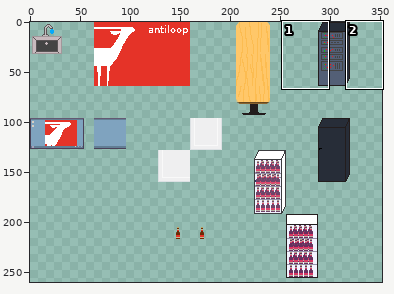
A sprite sheet gets an edit: src/assets/Antiloop_Workadventure.png. Above: a wide view before the commit, with the close-up outlined.
Close-up. Before:
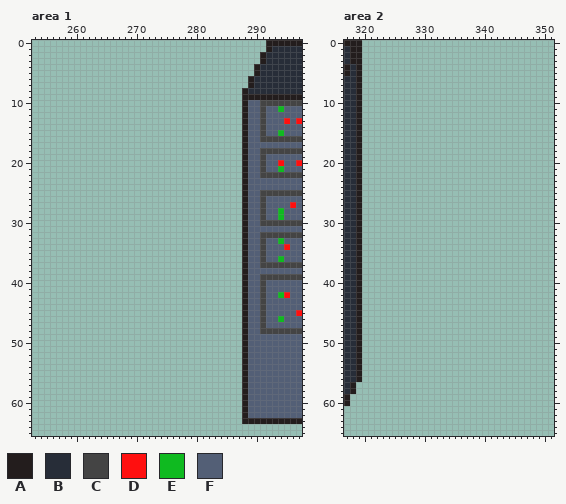
The file is 352x352 pixels. Pixels under 10% opacity are left out. Colours within 5 levels of each other are drawn and written as one. Shown: area 1: x 253..297, y 0..65; area 2: x 317..351, y 0..65. The wide view leaves out empty margins. The commit also changed other parts of the picture, which this record leaves out.
Palette (. is transparent): A #231d1d  B #272d38  C #444444  D #ff0f0f  E #0fba20  F #535f76
Pixels before, area 1 (only the part around the change), first column x 253:
 0 .......................................AAAAAA
 1 .......................................ABBBBB
 2 ......................................ABBBBBB
 3 ......................................ABBBBBB
 4 .....................................ABBBBBBB
 5 .....................................ABBBBBBB
 6 ....................................ABBBBBBBB
 7 ....................................ABBBBBBBB
 8 ...................................ABBBBBBBBB
 9 ...................................AAAAAAAAAA
10 ...................................AFFCCCCCCC
11 ...................................AFFCFFEFFF
12 ...................................AFFCFFFFFF
13 ...................................AFFCFFFDFD
14 ...................................AFFCFFFFFF
15 ...................................AFFCFFEFFF
16 ...................................AFFCCCCCCC
17 ...................................AFFFFFFFFF
18 ...................................AFFCCCCCCC
19 ...................................AFFCFFFFFF
20 ...................................AFFCFFDFFD
21 ...................................AFFCFFEFFF
22 ...................................AFFCCCCCCC
23 ...................................AFFFFFFFFF
24 ...................................AFFFFFFFFF
25 ...................................AFFCCCCCCC
26 ...................................AFFCFFFFFF
27 ...................................AFFCFFFFDF
28 ...................................AFFCFFEFFF
29 ...................................AFFCFFEFFF
30 ...................................AFFCCCCCCC
31 ...................................AFFFFFFFFF
32 ...................................AFFCCCCCCC
33 ...................................AFFCFFEFFF
34 ...................................AFFCFFFDFF
35 ...................................AFFCFFFFFF
36 ...................................AFFCFFEFFF
37 ...................................AFFCCCCCCC
38 ...................................AFFFFFFFFF
39 ...................................AFFCCCCCCC
40 ...................................AFFCFFFFFF
41 ...................................AFFCFFFFFF
42 ...................................AFFCFFEDFF
43 ...................................AFFCFFFFFF
44 ...................................AFFCFFFFFF
45 ...................................AFFCFFFFFD
46 ...................................AFFCFFEFFF
47 ...................................AFFCFFFFFF
48 ...................................AFFCCCCCCC
49 ...................................AFFFFFFFFF
50 ...................................AFFFFFFFFF
51 ...................................AFFFFFFFFF
52 ...................................AFFFFFFFFF
53 ...................................AFFFFFFFFF
54 ...................................AFFFFFFFFF
55 ...................................AFFFFFFFFF
56 ...................................AFFFFFFFFF
57 ...................................AFFFFFFFFF
58 ...................................AFFFFFFFFF
59 ...................................AFFFFFFFFF
60 ...................................AFFFFFFFFF
61 ...................................AFFFFFFFFF
62 ...................................AFFFFFFFFF
63 ...................................AAAAAAAAAA
64 .............................................
65 .............................................
Pixels before, area 2, first column x 317:
 0 AAA
 1 BAA
 2 BAA
 3 BAA
 4 ABA
 5 ABA
 6 BBA
 7 BBA
 8 BBA
 9 BBA
10 BBA
11 BBA
12 BBA
13 BBA
14 BBA
15 BBA
16 BBA
17 BBA
18 BBA
19 BBA
20 BBA
21 BBA
22 BBA
23 BBA
24 BBA
25 BBA
26 BBA
27 BBA
28 BBA
29 BBA
30 BBA
31 BBA
32 BBA
33 BBA
34 BBA
35 BBA
36 BBA
37 BBA
38 BBA
39 BBA
40 BBA
41 BBA
42 BBA
43 BBA
44 BBA
45 BBA
46 BBA
47 BBA
48 BBA
49 BBA
50 BBA
51 BBA
52 BBA
53 BBA
54 BBA
55 BBA
56 BBA
57 BA.
58 BA.
59 A..
60 A..
Once edited:
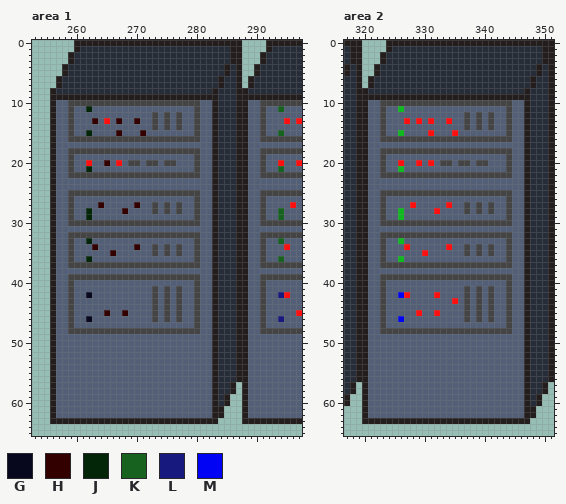
Colours new in this view: G #07071e  H #330000  J #042608  K #16621e  L #18197f  M #0003f4
Edits made:
Changed rows in their new state; - is an unchanged pixel.
Area 1:
first column x 256:
 0 ----AAAAAAAAAAAAAAAAAAAAAAAAAAAA-------
 1 ----ABBBBBBBBBBBBBBBBBBBBBBBBBAA-------
 2 ---ABBBBBBBBBBBBBBBBBBBBBBBBBBAA-------
 3 ---ABBBBBBBBBBBBBBBBBBBBBBBBBBAA-------
 4 --ABBBBBBBBBBBBBBBBBBBBBBBBBBABA-------
 5 --ABBBBBBBBBBBBBBBBBBBBBBBBBBABA-------
 6 -ABBBBBBBBBBBBBBBBBBBBBBBBBBABBA-------
 7 -ABBBBBBBBBBBBBBBBBBBBBBBBBBABBA-------
 8 ABBBBBBBBBBBBBBBBBBBBBBBBBBABBBA-------
 9 AAAAAAAAAAAAAAAAAAAAAAAAAAAABBBA-------
10 AFFCCCCCCCCCCCCCCCCCCCCCCFFABBBA-------
11 AFFCFFJFFFFFFFFFFFFFFFFFCFFABBBA------K
12 AFFCFFFFFFFFFFFFFCFCFCFFCFFABBBA-------
13 AFFCFFFHFDFHFFHFFCFCFCFFCFFABBBA-------
14 AFFCFFFFFFFFFFFFFCFCFCFFCFFABBBA-------
15 AFFCFFJFFFFHFFFHFFFFFFFFCFFABBBA------K
16 AFFCCCCCCCCCCCCCCCCCCCCCCFFABBBA-------
17 AFFFFFFFFFFFFFFFFFFFFFFFFFFABBBA-------
18 AFFCCCCCCCCCCCCCCCCCCCCCCFFABBBA-------
19 AFFCFFFFFFFFFFFFFFFFFFFFCFFABBBA-------
20 AFFCFFDFFHFDFCCFCCFCCFFFCFFABBBA-------
21 AFFCFFJFFFFFFFFFFFFFFFFFCFFABBBA------K
22 AFFCCCCCCCCCCCCCCCCCCCCCCFFABBBA-------
23 AFFFFFFFFFFFFFFFFFFFFFFFFFFABBBA-------
24 AFFFFFFFFFFFFFFFFFFFFFFFFFFABBBA-------
25 AFFCCCCCCCCCCCCCCCCCCCCCCFFABBBA-------
26 AFFCFFFFFFFFFFFFFFFFFFFFCFFABBBA-------
27 AFFCFFFFHFFFFFHFFCFCFCFFCFFABBBA-------
28 AFFCFFJFFFFFHFFFFCFCFCFFCFFABBBA------K
29 AFFCFFJFFFFFFFFFFFFFFFFFCFFABBBA------K
30 AFFCCCCCCCCCCCCCCCCCCCCCCFFABBBA-------
31 AFFFFFFFFFFFFFFFFFFFFFFFFFFABBBA-------
32 AFFCCCCCCCCCCCCCCCCCCCCCCFFABBBA-------
33 AFFCFFJFFFFFFFFFFFFFFFFFCFFABBBA------K
34 AFFCFFFHFFFFFFHFFCFCFCFFCFFABBBA-------
35 AFFCFFFFFFHFFFFFFCFCFCFFCFFABBBA-------
36 AFFCFFJFFFFFFFFFFFFFFFFFCFFABBBA------K
37 AFFCCCCCCCCCCCCCCCCCCCCCCFFABBBA-------
38 AFFFFFFFFFFFFFFFFFFFFFFFFFFABBBA-------
39 AFFCCCCCCCCCCCCCCCCCCCCCCFFABBBA-------
40 AFFCFFFFFFFFFFFFFFFFFFFFCFFABBBA-------
41 AFFCFFFFFFFFFFFFFCFCFCFFCFFABBBA-------
42 AFFCFFGFFFFFFFFFFCFCFCFFCFFABBBA------L
43 AFFCFFFFFFFFFFFFFCFCFCFFCFFABBBA-------
44 AFFCFFFFFFFFFFFFFCFCFCFFCFFABBBA-------
45 AFFCFFFFFHFFHFFFFCFCFCFFCFFABBBA-------
46 AFFCFFGFFFFFFFFFFCFCFCFFCFFABBBA------L
47 AFFCFFFFFFFFFFFFFFFFFFFFCFFABBBA-------
48 AFFCCCCCCCCCCCCCCCCCCCCCCFFABBBA-------
49 AFFFFFFFFFFFFFFFFFFFFFFFFFFABBBA-------
50 AFFFFFFFFFFFFFFFFFFFFFFFFFFABBBA-------
51 AFFFFFFFFFFFFFFFFFFFFFFFFFFABBBA-------
52 AFFFFFFFFFFFFFFFFFFFFFFFFFFABBBA-------
53 AFFFFFFFFFFFFFFFFFFFFFFFFFFABBBA-------
54 AFFFFFFFFFFFFFFFFFFFFFFFFFFABBBA-------
55 AFFFFFFFFFFFFFFFFFFFFFFFFFFABBBA-------
56 AFFFFFFFFFFFFFFFFFFFFFFFFFFABBBA-------
57 AFFFFFFFFFFFFFFFFFFFFFFFFFFABBA--------
58 AFFFFFFFFFFFFFFFFFFFFFFFFFFABBA--------
59 AFFFFFFFFFFFFFFFFFFFFFFFFFFABA---------
60 AFFFFFFFFFFFFFFFFFFFFFFFFFFABA---------
61 AFFFFFFFFFFFFFFFFFFFFFFFFFFAA----------
62 AFFFFFFFFFFFFFFFFFFFFFFFFFFAA----------
63 AAAAAAAAAAAAAAAAAAAAAAAAAAAA-----------
Area 2:
first column x 320:
 0 ----AAAAAAAAAAAAAAAAAAAAAAAAAAAA
 1 ----ABBBBBBBBBBBBBBBBBBBBBBBBBAA
 2 ---ABBBBBBBBBBBBBBBBBBBBBBBBBBAA
 3 ---ABBBBBBBBBBBBBBBBBBBBBBBBBBAA
 4 --ABBBBBBBBBBBBBBBBBBBBBBBBBBABA
 5 --ABBBBBBBBBBBBBBBBBBBBBBBBBBABA
 6 -ABBBBBBBBBBBBBBBBBBBBBBBBBBABBA
 7 -ABBBBBBBBBBBBBBBBBBBBBBBBBBABBA
 8 ABBBBBBBBBBBBBBBBBBBBBBBBBBABBBA
 9 AAAAAAAAAAAAAAAAAAAAAAAAAAAABBBA
10 AFFCCCCCCCCCCCCCCCCCCCCCCFFABBBA
11 AFFCFFEFFFFFFFFFFFFFFFFFCFFABBBA
12 AFFCFFFFFFFFFFFFFCFCFCFFCFFABBBA
13 AFFCFFFDFDFDFFDFFCFCFCFFCFFABBBA
14 AFFCFFFFFFFFFFFFFCFCFCFFCFFABBBA
15 AFFCFFEFFFFDFFFDFFFFFFFFCFFABBBA
16 AFFCCCCCCCCCCCCCCCCCCCCCCFFABBBA
17 AFFFFFFFFFFFFFFFFFFFFFFFFFFABBBA
18 AFFCCCCCCCCCCCCCCCCCCCCCCFFABBBA
19 AFFCFFFFFFFFFFFFFFFFFFFFCFFABBBA
20 AFFCFFDFFDFDFCCFCCFCCFFFCFFABBBA
21 AFFCFFEFFFFFFFFFFFFFFFFFCFFABBBA
22 AFFCCCCCCCCCCCCCCCCCCCCCCFFABBBA
23 AFFFFFFFFFFFFFFFFFFFFFFFFFFABBBA
24 AFFFFFFFFFFFFFFFFFFFFFFFFFFABBBA
25 AFFCCCCCCCCCCCCCCCCCCCCCCFFABBBA
26 AFFCFFFFFFFFFFFFFFFFFFFFCFFABBBA
27 AFFCFFFFDFFFFFDFFCFCFCFFCFFABBBA
28 AFFCFFEFFFFFDFFFFCFCFCFFCFFABBBA
29 AFFCFFEFFFFFFFFFFFFFFFFFCFFABBBA
30 AFFCCCCCCCCCCCCCCCCCCCCCCFFABBBA
31 AFFFFFFFFFFFFFFFFFFFFFFFFFFABBBA
32 AFFCCCCCCCCCCCCCCCCCCCCCCFFABBBA
33 AFFCFFEFFFFFFFFFFFFFFFFFCFFABBBA
34 AFFCFFFDFFFFFFDFFCFCFCFFCFFABBBA
35 AFFCFFFFFFDFFFFFFCFCFCFFCFFABBBA
36 AFFCFFEFFFFFFFFFFFFFFFFFCFFABBBA
37 AFFCCCCCCCCCCCCCCCCCCCCCCFFABBBA
38 AFFFFFFFFFFFFFFFFFFFFFFFFFFABBBA
39 AFFCCCCCCCCCCCCCCCCCCCCCCFFABBBA
40 AFFCFFFFFFFFFFFFFFFFFFFFCFFABBBA
41 AFFCFFFFFFFFFFFFFCFCFCFFCFFABBBA
42 AFFCFFMDFFFFDFFFFCFCFCFFCFFABBBA
43 AFFCFFFFFFFFFFFDFCFCFCFFCFFABBBA
44 AFFCFFFFFFFFFFFFFCFCFCFFCFFABBBA
45 AFFCFFFFFDFFDFFFFCFCFCFFCFFABBBA
46 AFFCFFMFFFFFFFFFFCFCFCFFCFFABBBA
47 AFFCFFFFFFFFFFFFFFFFFFFFCFFABBBA
48 AFFCCCCCCCCCCCCCCCCCCCCCCFFABBBA
49 AFFFFFFFFFFFFFFFFFFFFFFFFFFABBBA
50 AFFFFFFFFFFFFFFFFFFFFFFFFFFABBBA
51 AFFFFFFFFFFFFFFFFFFFFFFFFFFABBBA
52 AFFFFFFFFFFFFFFFFFFFFFFFFFFABBBA
53 AFFFFFFFFFFFFFFFFFFFFFFFFFFABBBA
54 AFFFFFFFFFFFFFFFFFFFFFFFFFFABBBA
55 AFFFFFFFFFFFFFFFFFFFFFFFFFFABBBA
56 AFFFFFFFFFFFFFFFFFFFFFFFFFFABBBA
57 AFFFFFFFFFFFFFFFFFFFFFFFFFFABBA-
58 AFFFFFFFFFFFFFFFFFFFFFFFFFFABBA-
59 AFFFFFFFFFFFFFFFFFFFFFFFFFFABA--
60 AFFFFFFFFFFFFFFFFFFFFFFFFFFABA--
61 AFFFFFFFFFFFFFFFFFFFFFFFFFFAA---
62 AFFFFFFFFFFFFFFFFFFFFFFFFFFAA---
63 AAAAAAAAAAAAAAAAAAAAAAAAAAAA----
Pixel boxes of the changes (left, top, right, bottom) in both close-ups:
added: (50, 40, 242, 424)
changed: (278, 106, 284, 112)
changed: (278, 130, 284, 136)
changed: (278, 166, 284, 172)
changed: (278, 208, 284, 220)
changed: (278, 238, 284, 262)
changed: (278, 292, 284, 322)
added: (362, 40, 554, 424)
